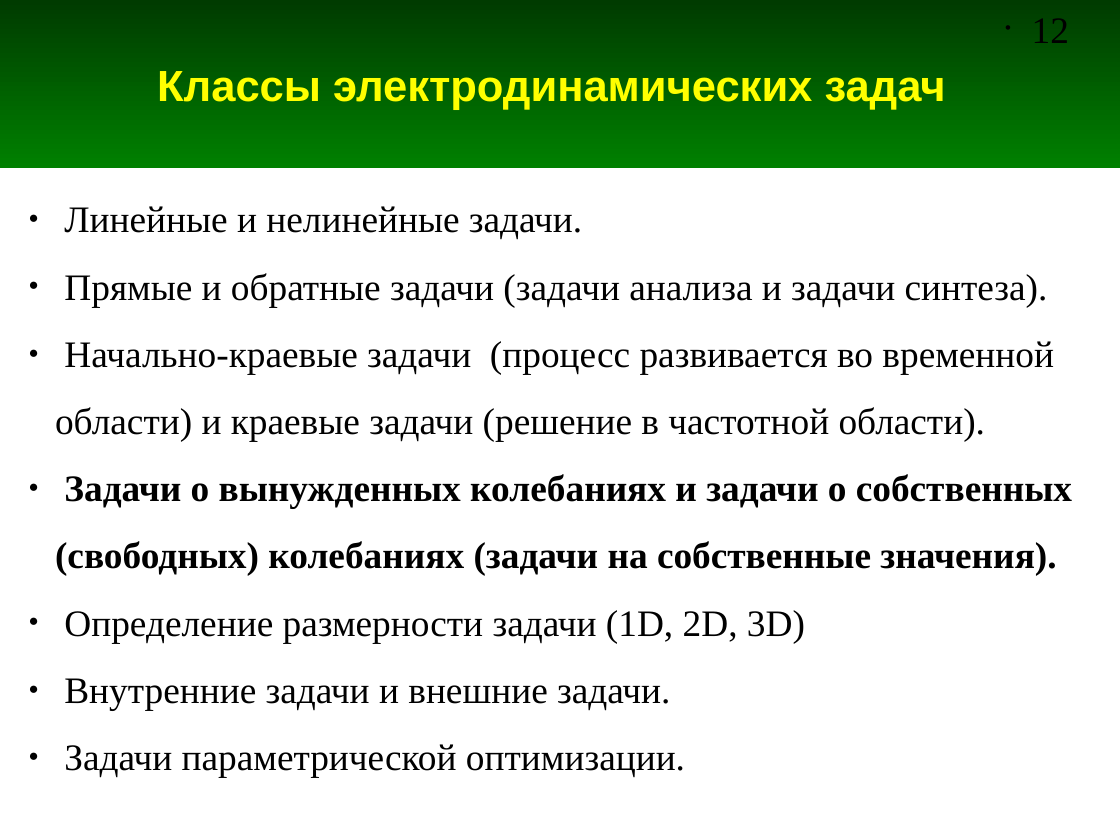
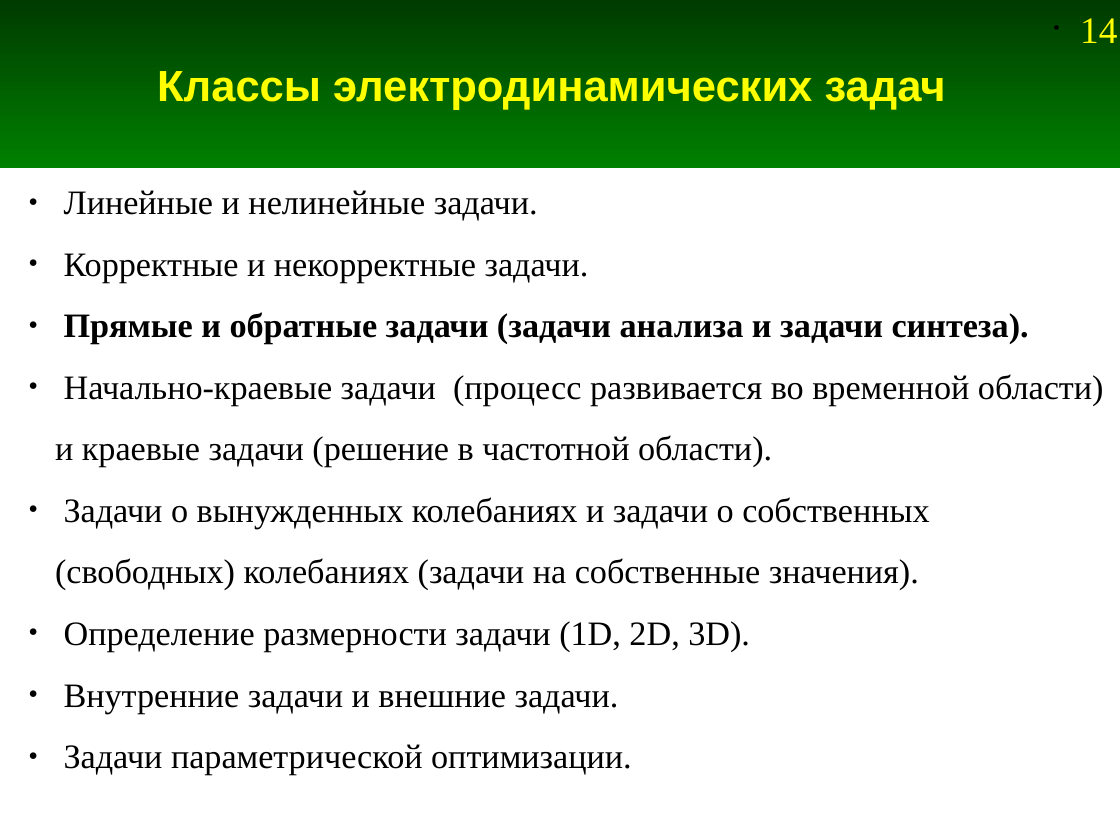
Before and after one commit to andris0147sv/modelling, a slide deck: slide 14 of presentations/1. Problem Statement.odp (slide 12 before the commit). Drawn at 1120x840 pixels with LibreOffice and Linux fonts; fonts in the diff are those of the drawing. Boxes give left, top, right and bottom in pixels: in the first picture for what was removed or moved away, otherwise in the second. Text is boxed around its words. In the diff, an @@ line names an element or a change of style, - is before the commit and + after.

```diff
--- a/presentations/1. Problem Statement.odp
+++ b/presentations/1. Problem Statement.odp
@@ page number removed at bbox=[1032, 18, 1069, 43] @@
-• 12
@@ page number added at bbox=[1080, 18, 1117, 43], 24 pt, text #FFFF00 @@
+• 14
@@ text "Линейные и нелинейные задачи.": place and size @@
-text "Линейные и нелинейные задачи." at bbox=[55, 206, 1072, 777]
+text "Линейные и нелинейные задачи." at bbox=[55, 190, 1104, 775]
@@ text at bbox=[55, 190, 1104, 775]: size 24 to 22 pt in "Линейные и нелинейные задачи.", "Прямые и обратные задачи (задачи анализа и ...", "Начально-краевые задачи (процесс развивается во временной об ...", "Задачи о вынужденных колебаниях и задачи о ..." and 2 more places; bold on in "Прямые и обратные задачи (задачи анализа и ..."; bold off in "Задачи о вынужденных колебаниях и задачи о ..." @@
@@ text at bbox=[64, 253, 589, 283]: paragraph added @@
+● Корректные и некорректные задачи.
@@ text at bbox=[64, 621, 750, 652]: text changed; size 24 to 22 pt @@
-● Определение размерности задачи (1D, 2D, 3D)
+● Определение размерности задачи (1D, 2D, 3D).
```
Also in this commit, not shown: 42 other slides changed, 7 slides added, 4 other files.
